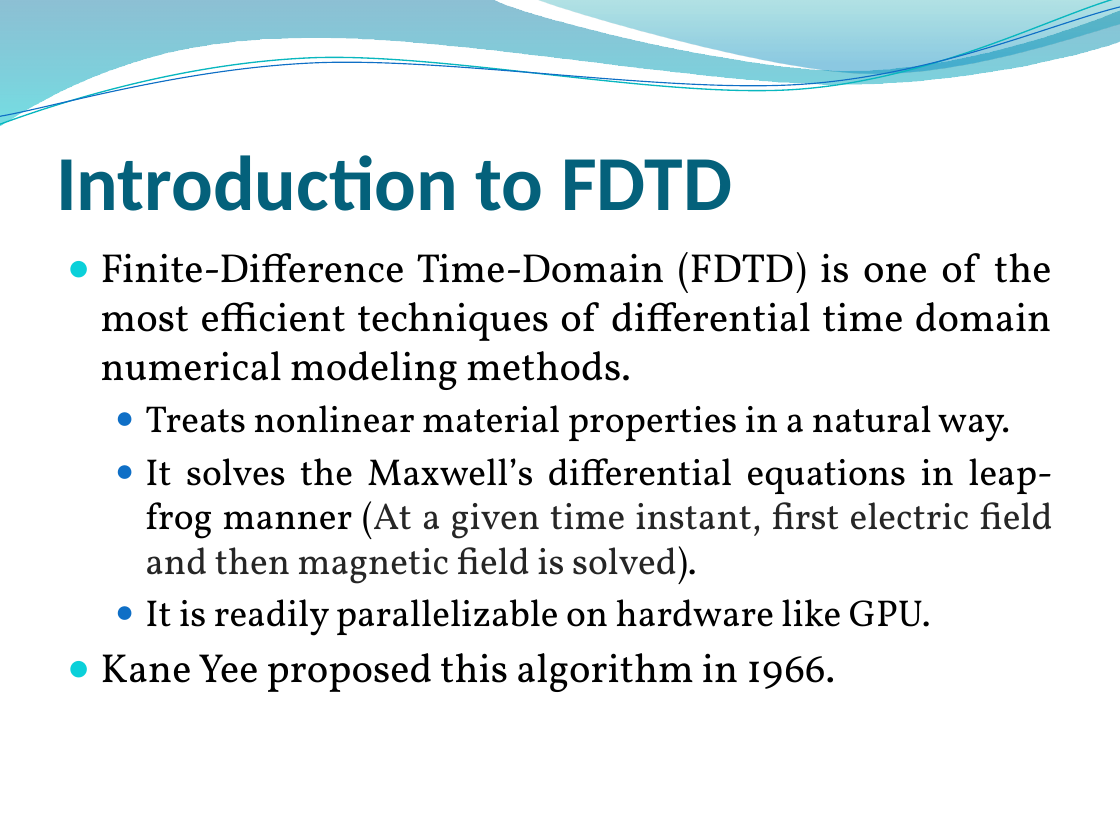
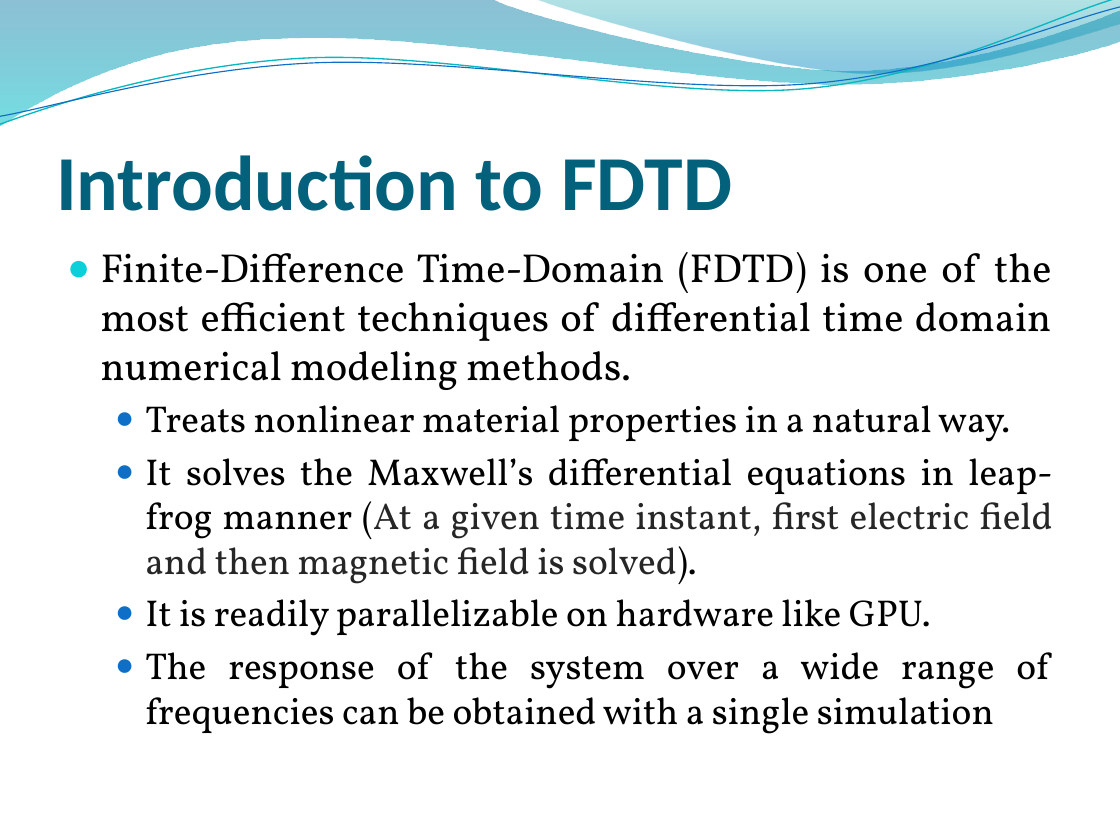
Before and after one commit to junaidnasir/gpu-em-nim, a slide deck: slide 3 of junaid_presentation_v1.pptx. Drawn at 1120x840 pixels with LibreOffice and Linux fonts; fonts in the diff are those of the drawing; background and template pictures are left out. Boxes give left, top, right and bottom in pixels: in the first picture for what was removed or moved away, otherwise in the second. Text is boxed around its words. In the diff, an @@ line names an element or a change of style, - is before the commit and + after.

```diff
--- a/junaid_presentation_v1.pptx
+++ b/junaid_presentation_v1.pptx
@@ text at (145, 652, 1049, 734): text changed; size 26 to 24 pt @@
-● Kane Yee proposed this algorithm in 1966.
+  ● The response of the system over a wide range of frequencies can be obtained with a single simulation
```
Also in this commit, not shown: 8 other slides changed.
